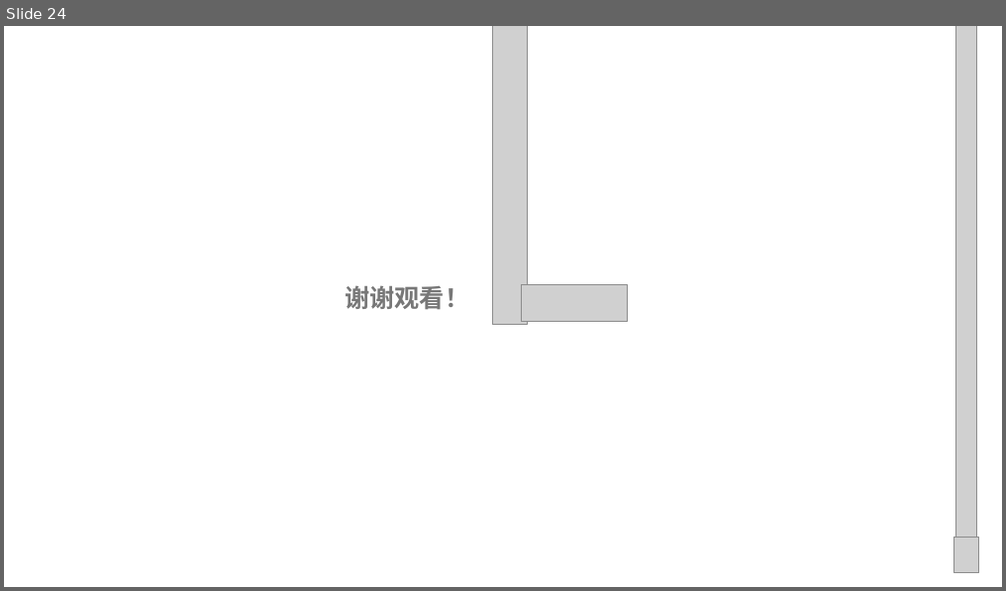
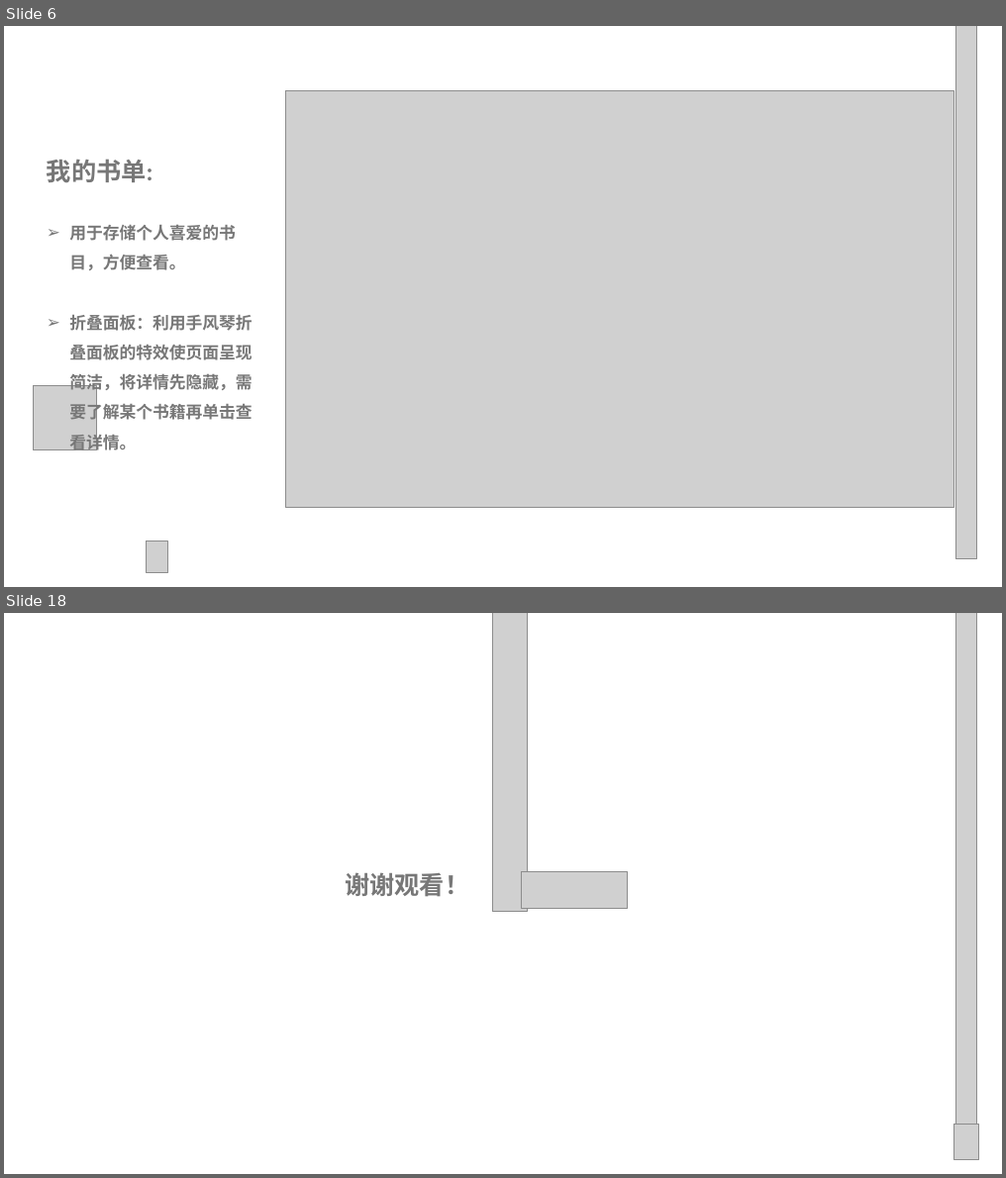
Before and after one commit to Interesting14/Library-management-system, a slide deck: 交付文档(上交到东软)/10.图书信息系统汇报答辩.pptx. Shown one above the other, each under a label of ours: slide 24 before the commit, slides 6 and 18 after it; the slides between them are not shown. The pictures are 1006x591 and 1006x1178 pixels, drawn with LibreOffice and Linux fonts; fonts in the diff are those of the drawing; grey boxes stand for pictures; background and template pictures are left out. Boxes give left, top, right and bottom in pixels: in the first picture for what was removed or moved away, otherwise in the second. Text is boxed around its words. In the diff, an @@ line names an element or a change of style, - is before the commit and + after.

```diff
--- a/交付文档(上交到东软)/10.图书信息系统汇报答辩.pptx
+++ b/交付文档(上交到东软)/10.图书信息系统汇报答辩.pptx
@@ slide 6 added at bbox=[4, 26, 1002, 587], background picture (left out) @@
@@ picture added at bbox=[955, 26, 976, 560] @@
@@ picture added at bbox=[286, 90, 954, 508] @@
@@ text added at bbox=[47, 159, 252, 454], 16 pt, text #777777, bold @@
+我的书单:
+➢ 用于存储个人喜爱的书目，方便查看。
+➢ 折叠面板：利用手风琴折叠面板的特效使页面呈现简洁，将详情先隐藏，需要了解某个书籍再单击查看详情。
@@ picture added at bbox=[33, 386, 97, 451] @@
@@ picture added at bbox=[146, 542, 168, 573] @@
@@ what was slide 24 is now slide 18 @@
```
Also in this commit, not shown: 5 slides changed, 11 other slides added, 18 slides removed.
